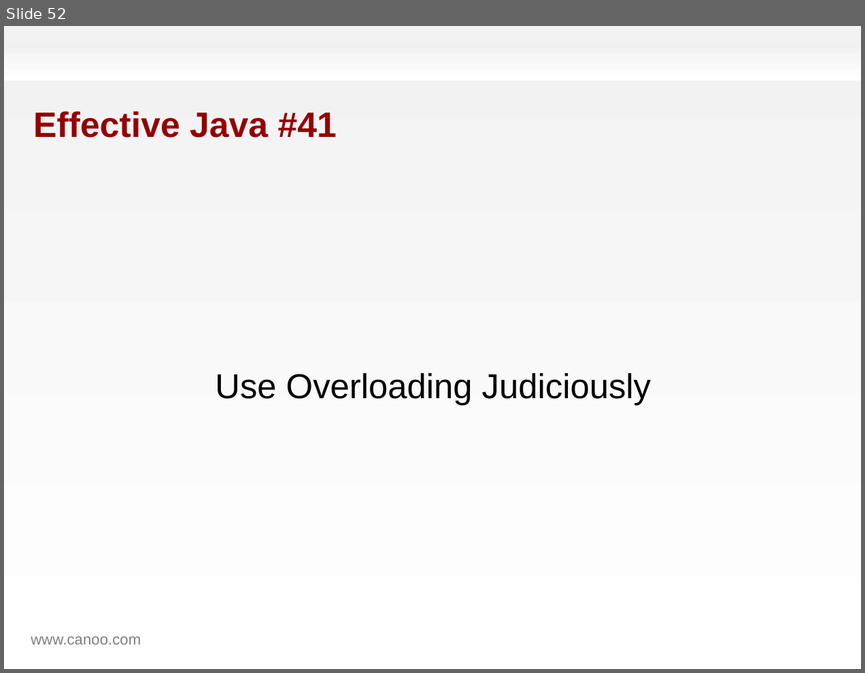
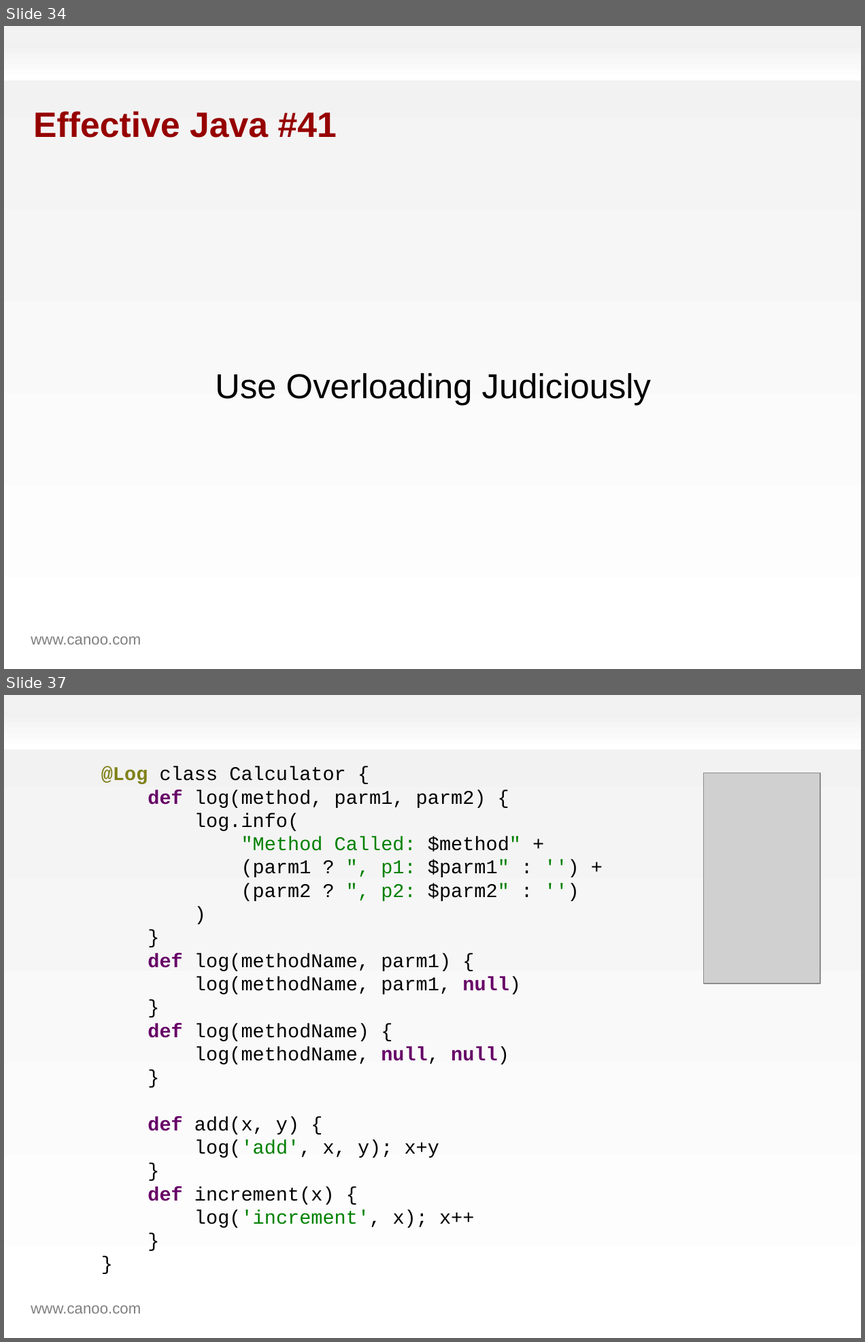
Before and after one commit to HamletDRC/presentations, a slide deck: effectivegroovy/effectivegroovy_gr82011.odp. Shown one above the other, each under a label of ours: slide 52 before the commit, slides 34 and 37 after it; the slides between them are not shown. The pictures are 865x673 and 865x1342 pixels, drawn with LibreOffice and Linux fonts; fonts in the diff are those of the drawing; grey boxes stand for pictures; background and template pictures are left out. Boxes give left, top, right and bottom in pixels: in the first picture for what was removed or moved away, otherwise in the second. Text is boxed around its words. In the diff, an @@ line names an element or a change of style, - is before the commit and + after.

```diff
--- a/effectivegroovy/effectivegroovy_gr82011.odp
+++ b/effectivegroovy/effectivegroovy_gr82011.odp
@@ slide 37 added at box(4, 695, 861, 1338), background gradient #F2F2F2 to #FFFFFF; not listed: 2 template elements that a slide beside it also shows @@
@@ text added at box(101, 766, 521, 1227), 18 pt, text #000000 @@
+@Log class Calculator {
+def log(method, parm1, parm2) {
+log.info(
+"Method Called: $method" +
+(parm1 ? ", p1: $parm1" : '') +
+(parm2 ? ", p2: $parm2" : '')
+)
+}
+def log(methodName, parm1) {
+log(methodName, parm1, null)
+}
+def log(methodName) {
+log(methodName, null, null)
+}
+def add(x, y) {
+log('add', x, y); x+y
+}
+def increment(x) {
+log('increment', x); x++
+}
+}
@@ picture added at box(704, 773, 821, 983) @@
@@ what was slide 52 is now slide 34 @@
```
Also in this commit, not shown: 7 slides changed, 48 other slides added, 2 slides removed, 7 other files.
